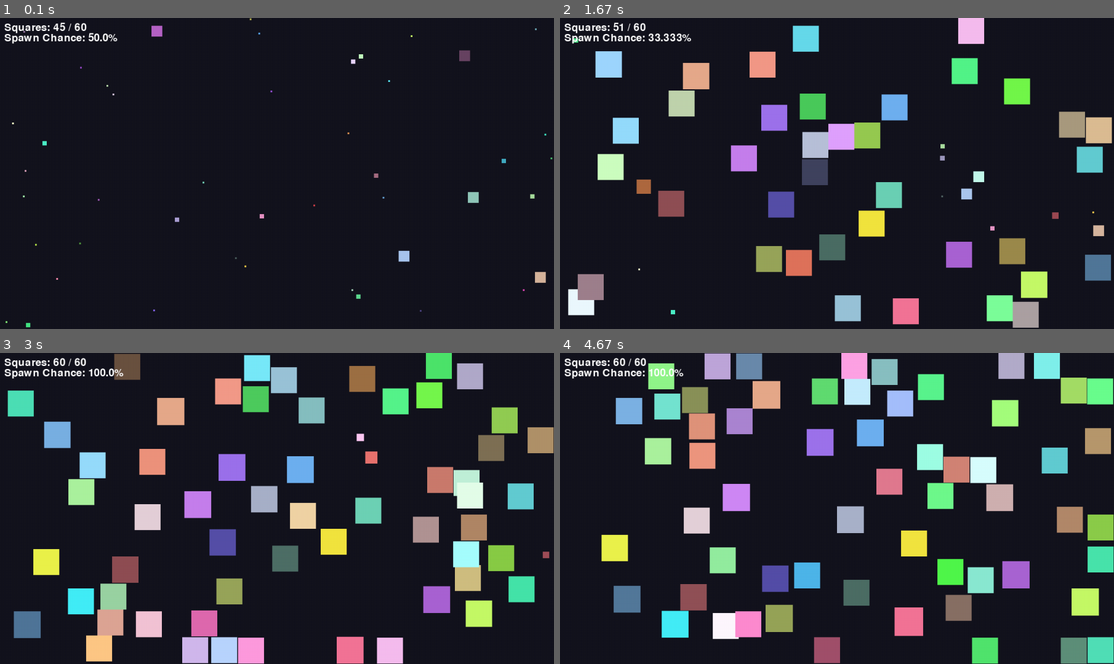
Above: before the commit, frames 1-4 (two rows, left to right).
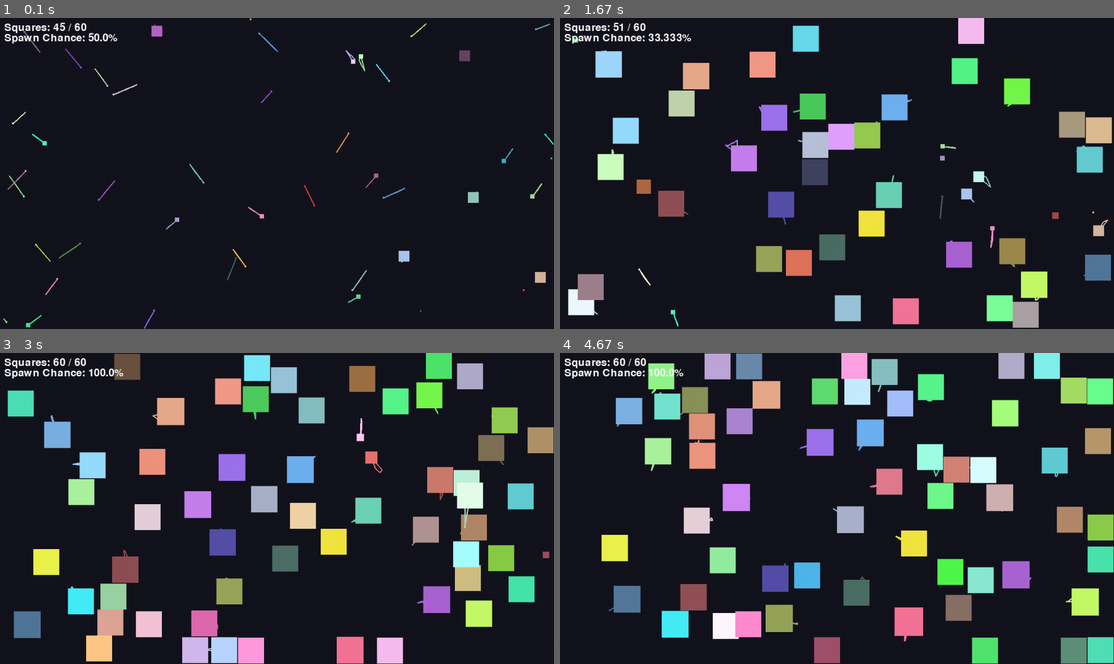
Above: after the commit, the same moments.

Repository: voanhduc0105/lab8-pygame
Game: pygame game, started from main.py
Same seed, same stepped clock (60 frames per second), same inputs: the game is played once before the commit and once after it.
Inputs (mouse positions are in pixels of both pictures, inside the frame that each line leads up to):
- Up to frame 1 (0.1 s): no input
- Up to frame 2 (1.67 s): no input
- Up to frame 3 (3 s): no input
- Up to frame 4 (4.67 s): click (981, 480) at 4.38 s

The runs differ from the first frame. In frame 1, 0.6% of the frame differs, in the area x 0-100%, y 1-100%; in frame 2, 0.2%; in frame 3, 0.2%; in frame 4, 0.2%.

Commit message:
exam: 17 - trails

Diff:
--- a/main.py
+++ b/main.py
@@ -14,6 +14,7 @@
 FPS = 120
 SAME_SIZE = 60
 PROPORTION = 0.5 # 50% max
+TRAIL_LENGTH = 30
 
 # Substep to do better checks
 SUBSTEP = 4
@@ -58,6 +59,10 @@
 		# same scaling logic here
 		self.dmg = 1 * round((0.5 + 0.5 * (self.square_size / (WINDOW_WIDTH // 30))), 2)
 
+		# ex 7
+		self.pos_rec = []
+		self.mini_clock = 0 # for control
+
 	def getrect(self):
 		return pygame.Rect(self.x, self.y, self.square_size, self.square_size)
 
@@ -94,7 +99,8 @@
 			disabledsquares[0].max_life = 60*(0.5 + 0.5 * (disabledsquares[0].square_size / (WINDOW_WIDTH // 30)))
 			disabledsquares[0].life = disabledsquares[0].max_life
 			disabledsquares[0].dmg = 1 * round((0.5 + 0.5 * (disabledsquares[0].square_size / (WINDOW_WIDTH // 30))), 2)
-
+			# ex 7: reset position records
+			disabledsquares[0].pos_rec = []
 			#
 			# Now transfer that item and append it to listofsquares
 			listofsquares.append(disabledsquares.pop(0))
@@ -244,11 +250,29 @@
 		else:
 			pass
 
+	def position_record(self):
+		if len(self.pos_rec) > round(TRAIL_LENGTH*(self.square_size/(WINDOW_WIDTH//40)), 0):
+			# because this is recorded every sub_steps. we would want to multiply it
+			# if exceed, destroy the first one
+			# however, smaller squares simply have very long lines, so we want to pipe that
+			self.pos_rec.pop(0)
+		# insert a tuple of (x, y) into the list when records is lt 30
+		# the record should be according to the center
+		true_x = self.x + self.square_size/2
+		true_y = self.y + self.square_size/2
+		self.pos_rec.append((true_x, true_y))
+
 	def move(self, dt: float, steps: int, listofsquares: list['Square'], disabledsquares: list['Square']) -> None:
 		# if the square doesnt exist, simply dont move it or anything.
 		if self.life <= 0:
 			self.bidfarewell(listofsquares, disabledsquares)
 			return
+		# now we record position
+		self.mini_clock += 1
+		if self.mini_clock > 4:
+			self.position_record()
+			self.mini_clock = 0
+
 		self.life -= dt / steps
 		if random.randint(1, 1000) == 67 and self.tired == 0:
 			# At random, squares stops to rest
@@ -289,12 +313,18 @@
 
 		if self.x <= 0 and self.vx <= 0:
 			self.x = WINDOW_WIDTH - self.square_size
+
+			# ex 7: Reset position records
+			self.pos_rec = []
 		if self.x >= WINDOW_WIDTH - self.square_size and self.vx > 0:
 			self.x = 0
+			self.pos_rec = []
 		if self.y <= 0 and self.vy < 0:
 			self.y = WINDOW_HEIGHT - self.square_size
+			self.pos_rec = []
 		if self.y >= WINDOW_HEIGHT - self.square_size and self.vy > 0:
 			self.y = 0
+			self.pos_rec = []
 
 	def draw(self, surface: pygame.Surface) -> None:
 		# Using pulse boost instead of pulse for easier control of brightness. Pulse_boost spans from 0.0 to 1.0
@@ -306,7 +336,20 @@
 			pulse_boost = self.pulse / (1/3)
 			life_ratio = self.life / self.max_life
 			state_color = tuple(min(255, int(c + pulse_boost*50 + (1-life_ratio)*(255-c))) for c in self.color)
+			# ex 7
+			# DRAW IF THERE ARE RECORDS. OTHERWISE DO NOT
+			if len(self.pos_rec) > 0:
+				center = (self.x + self.square_size/2, self.y + self.square_size/2)
+				square_color = self.color
+				# start from center
+				pygame.draw.line(surface, square_color, center, self.pos_rec[0], 3)
+				# only loop if there are more than 1 record
+				if len(self.pos_rec) > 1:
+					for i in range(1, len(self.pos_rec)):
+						pygame.draw.line(surface, square_color, self.pos_rec[i-1], self.pos_rec[i], 3)
 			pygame.draw.rect(surface, state_color, (self.x, self.y, self.square_size, self.square_size))
+			# the lines should be behind squares
+
 
 	def check_collision(self, other:'Square') -> bool:
 		# colliderect is already enough to check for collision
@@ -316,6 +359,7 @@
 			return True
 		else:
 			return False
+
 
 
 def draw_pause(screen, surface, font, toggle_roe_flag, toggle_vector_flag):
Not shown, changed: MY_EXAM.md
